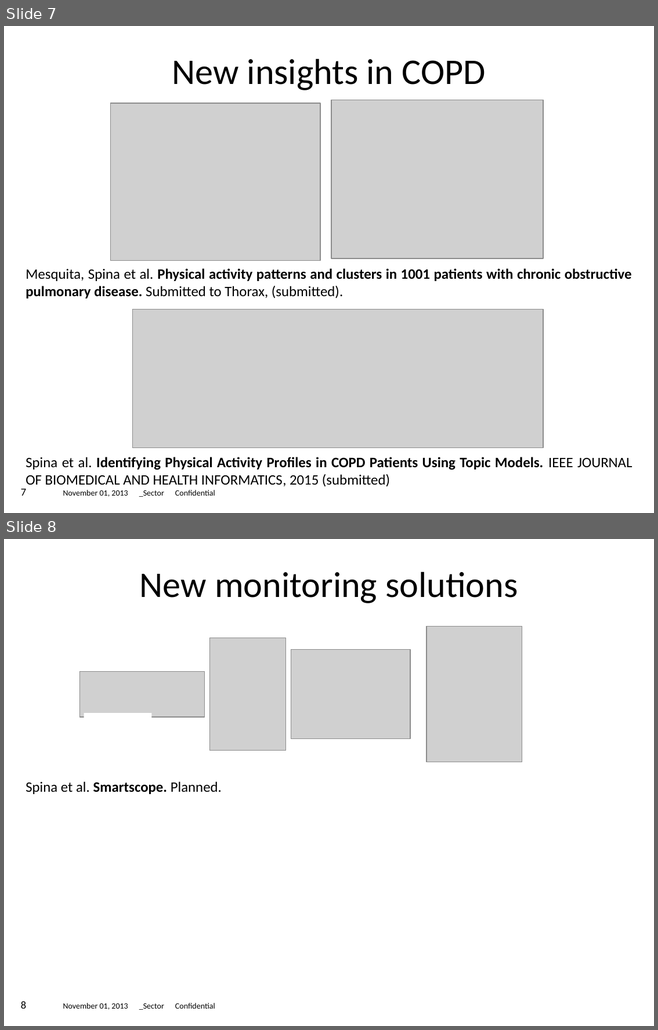
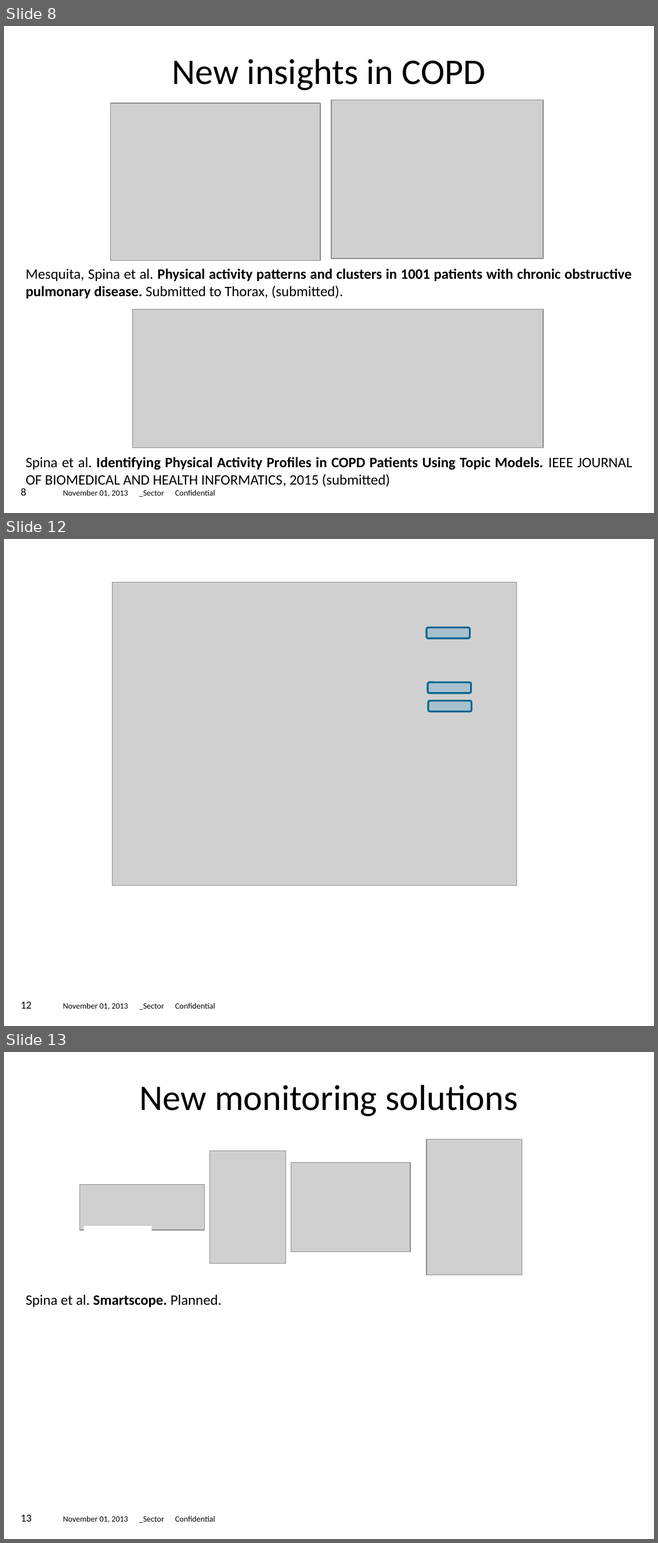
Before and after one commit to gabboshow/Thesis, a slide deck: Plan/Thesis_overview.pptx. Shown one above the other, each under a label of ours: slides 7 and 8 before the commit, slides 8, 12 and 13 after it; the slides between them are not shown. The pictures are 658x1030 and 658x1543 pixels, drawn with LibreOffice and Linux fonts; fonts in the diff are those of the drawing; grey boxes stand for pictures; background and template pictures are left out. Boxes give left, top, right and bottom in pixels: in the first picture for what was removed or moved away, otherwise in the second. Text is boxed around its words. In the diff, an @@ line names an element or a change of style, - is before the commit and + after.

```diff
--- a/Plan/Thesis_overview.pptx
+++ b/Plan/Thesis_overview.pptx
@@ slide 12 added at [4, 539, 654, 1026], background #FFFFFF; not listed: 2 template elements that a slide beside it also shows @@
@@ picture added at [112, 583, 517, 886] @@
@@ rounded rectangle added at [426, 627, 470, 638], fill #0089C4 at 20% opacity, outline #006591 2 pt @@
@@ rounded rectangle added at [427, 683, 471, 694], fill #0089C4 at 20% opacity, outline #006591 2 pt @@
@@ rounded rectangle added at [428, 701, 471, 712], fill #0089C4 at 20% opacity, outline #006591 2 pt @@
@@ what was slide 7 is now slide 8 @@
@@ page number at [21, 488, 26, 496]: text changed @@
-7
+8
@@ what was slide 8 is now slide 13 @@
@@ page number at [21, 1515, 32, 1522]: text changed @@
-8
+13
```
Also in this commit, not shown: 1 slide changed, 5 other slides added.
